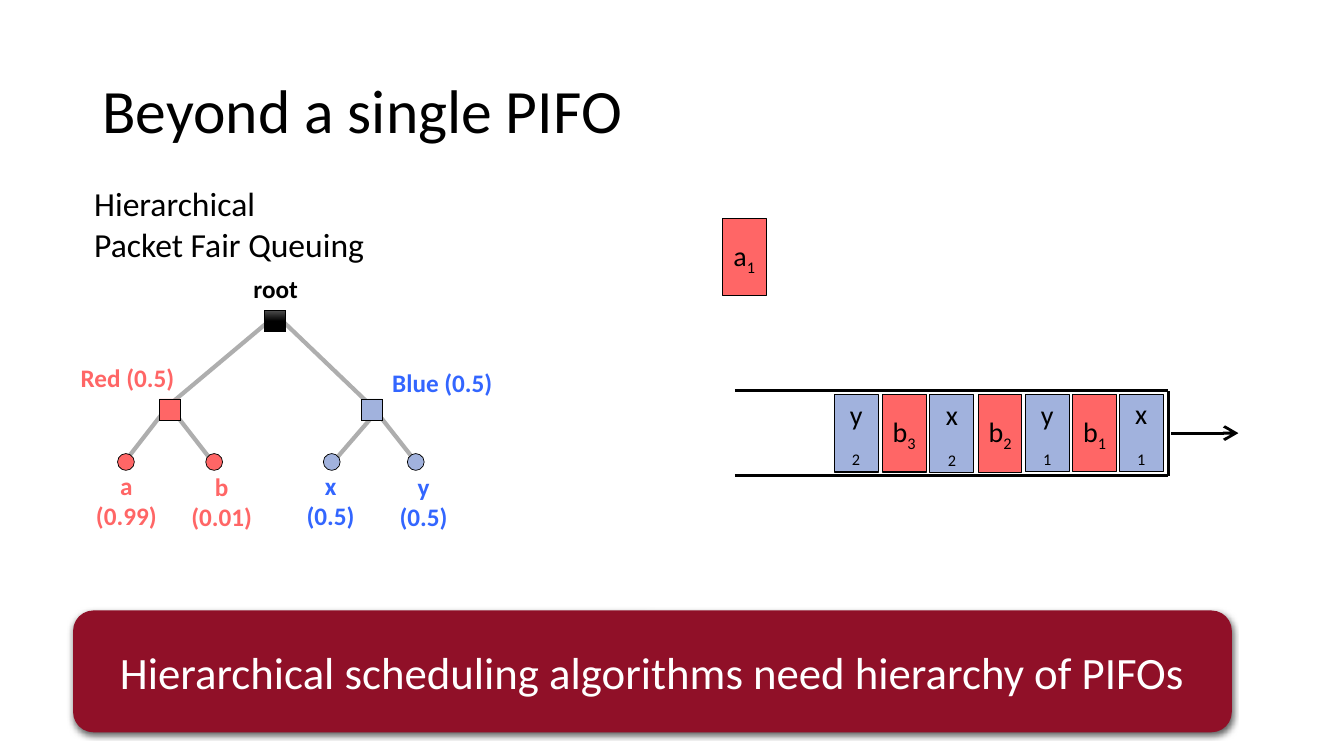
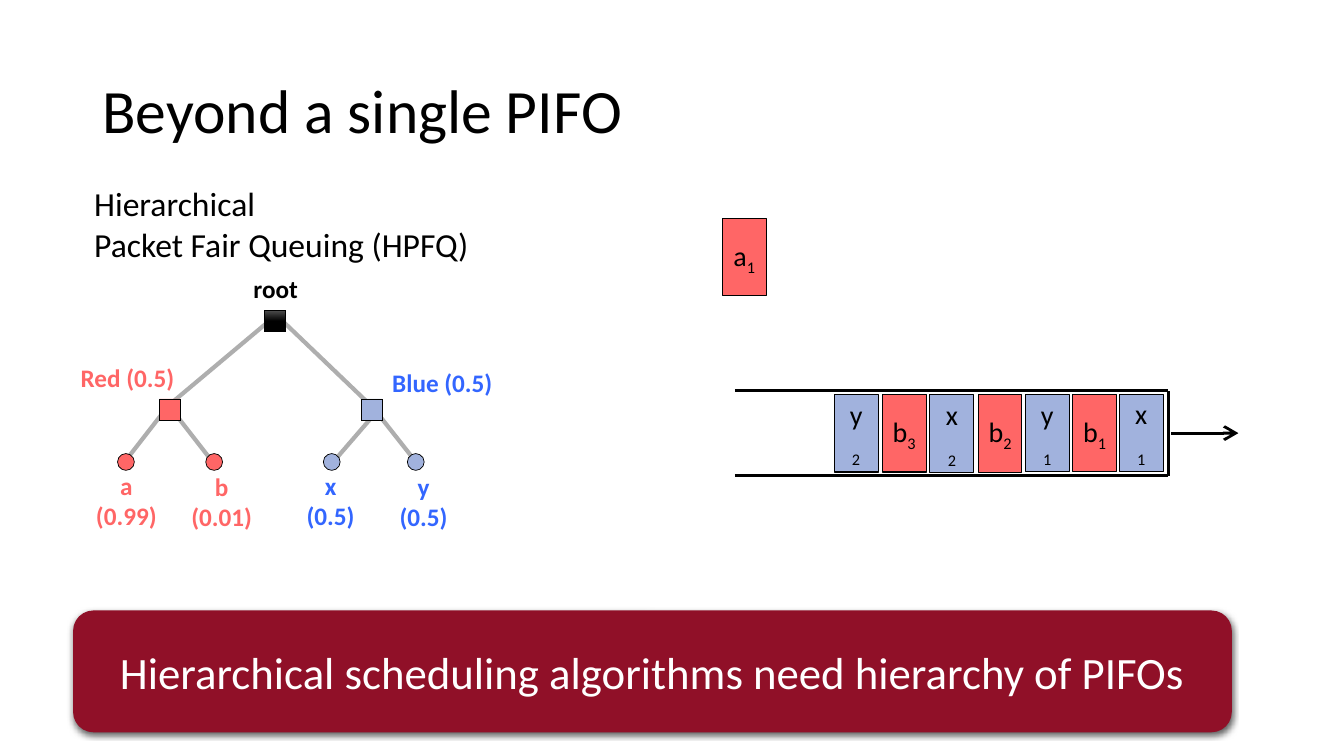
Before and after one commit to anirudhSK/pifo-domino-marple-ppts, a slide deck: slide 13 of pifo_sigcomm.pptx. Drawn at 1344x756 pixels with LibreOffice and Linux fonts; fonts in the diff are those of the drawing. Boxes give left, top, right and bottom in pixels: in the first picture for what was removed or moved away, otherwise in the second. Text is boxed around its words. In the diff, an @@ line names an element or a change of style, - is before the commit and + after.

```diff
--- a/pifo_sigcomm.pptx
+++ b/pifo_sigcomm.pptx
@@ text at (x1=94, y1=232, x2=469, y2=263): text changed @@
-Packet Fair Queuing
+Packet Fair Queuing (HPFQ)
```
Also in this commit, not shown: 1 other slide changed.
